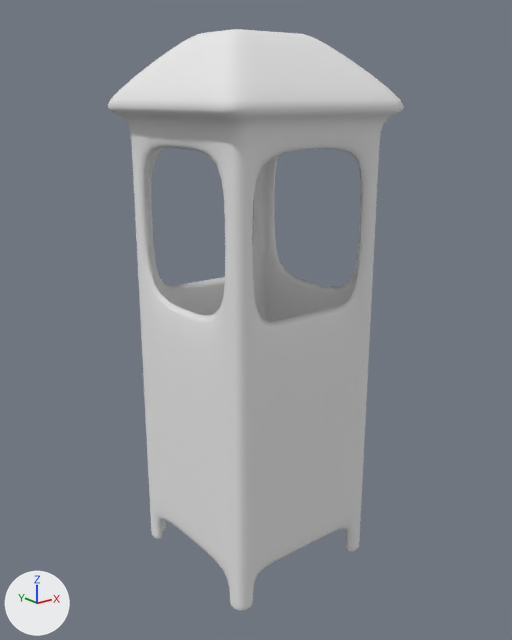
The OBJ model content/kiosk.obj: old version first, new version second.
Rendered twice from a 50 mm lens placed at (-44.1, -55.5, 20.2), pointed at (0.1, -0.3, -1.9). The lights are fixed; the arrows at lower left show +X, +Y and +Z. Where no turn or scale is listed for an object, it has been applied to the vertices.

Before the edit, the objects in view are built like this:
```python
mat_mast = principled_material('mast')
mat_mast.base_color = (0.8, 0.8, 0.8)  # white #e7e7e7
mat_mast.roughness = 1.0
me_cube = bpy.data.meshes.new('Cube')
me_cube.from_pydata(...)  # 5498 vertices, 5504 faces; spans x -10.8..10.8, y -10.4..10.4, z -28.7..25.9
me_cube.materials.append(mat_mast)  # white #e7e7e7
ob_cube = bpy.data.objects.new('Cube', me_cube)
ob_cube.location = (0.0, 0.0, 0.0)
```
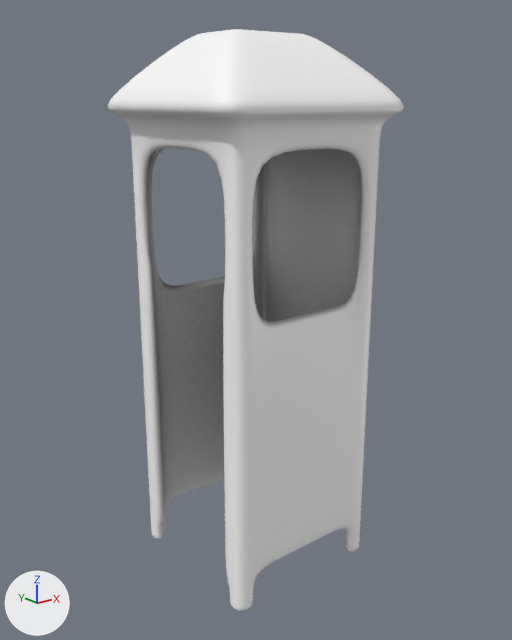
What differs and where, as boxes (x1, y1, x2, y2) in the pictures (512 x 640 px):
'Cube', surface changed, reshaped: (108, 29, 404, 611) in both
part 1 of me_cube, cut back: (142, 269, 229, 581) in both
part 2 of me_cube, built on: before (272, 155, 354, 294); after (272, 149, 361, 294)
part 3 of me_cube, surface changed: (108, 29, 404, 611) in both

What the commit changed:
Picture 'ao.png' (img_ao_png) is new.
In material 'mast' (mat_mast), base_color is no longer (0.8, 0.8, 0.8), white #e7e7e7.
In material 'mast' (mat_mast), texture is now set to img_ao_png.
In material 'mast' (mat_mast), roughness goes from 1.0 to 0.431.
me_cube is used by ob_cube; location (0.0, 0.0, 0.0).
me_cube had 5498 vertices, 5504 faces and spanned x -10.8..10.8, y -10.4..10.4, z -28.7..25.9.
me_cube now has 5436 vertices, 5438 faces and spans x -10.8..10.8, y -10.4..10.4, z -28.7..25.9.
me_cube part 1: 64 vertices moved from x -8.9..-7.8, y -6.0..6.0, z -25.4..2.2 to x -8.8..-7.9, y -6.6..6.6, z -25.2..0.0; 152 vertices removed from x -8.9..-7.8, y -6.2..6.2, z -25.1..0.9; 26 vertices added at x -8.7..-8.0, y -6.7..6.7, z -25.1..-0.6.
me_cube part 2: 32 vertices removed from x 8.3, y -6.8..6.8, z 0.7..15.8; 96 vertices added at x 8.1..8.5, y -5.2..5.2, z 1.2..15.0.
me_cube part 3: 5240 kept faces spanning x -10.8..10.8, y -10.4..10.4, z -28.7..25.9 get new texture (UV) coordinates.
